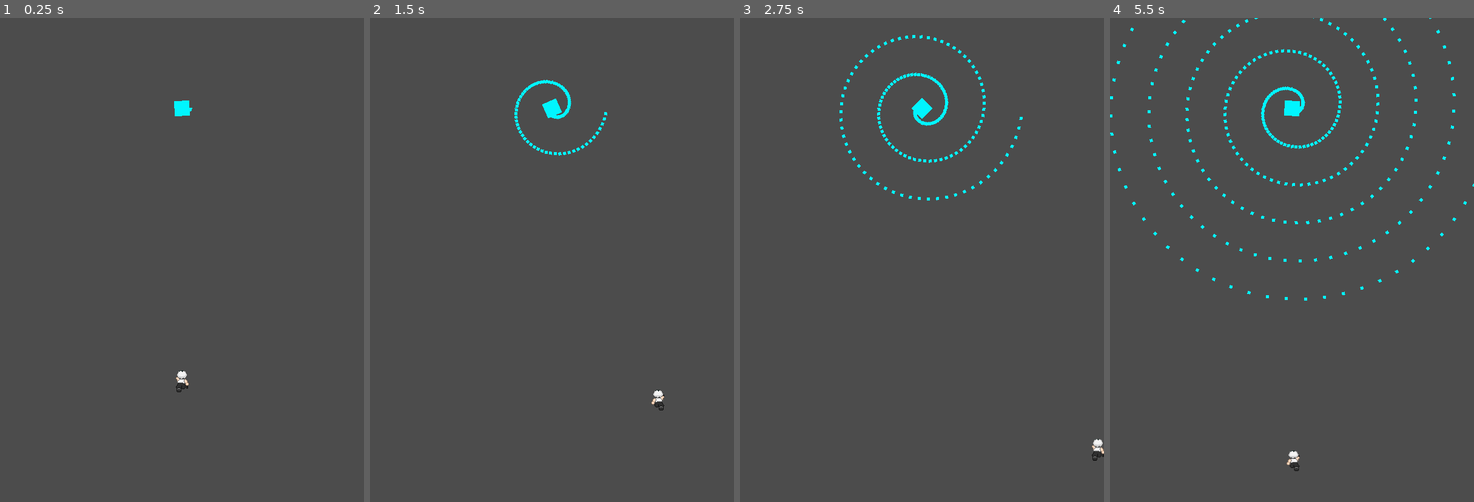
Above: before the commit, frames 1-4 (left to right).
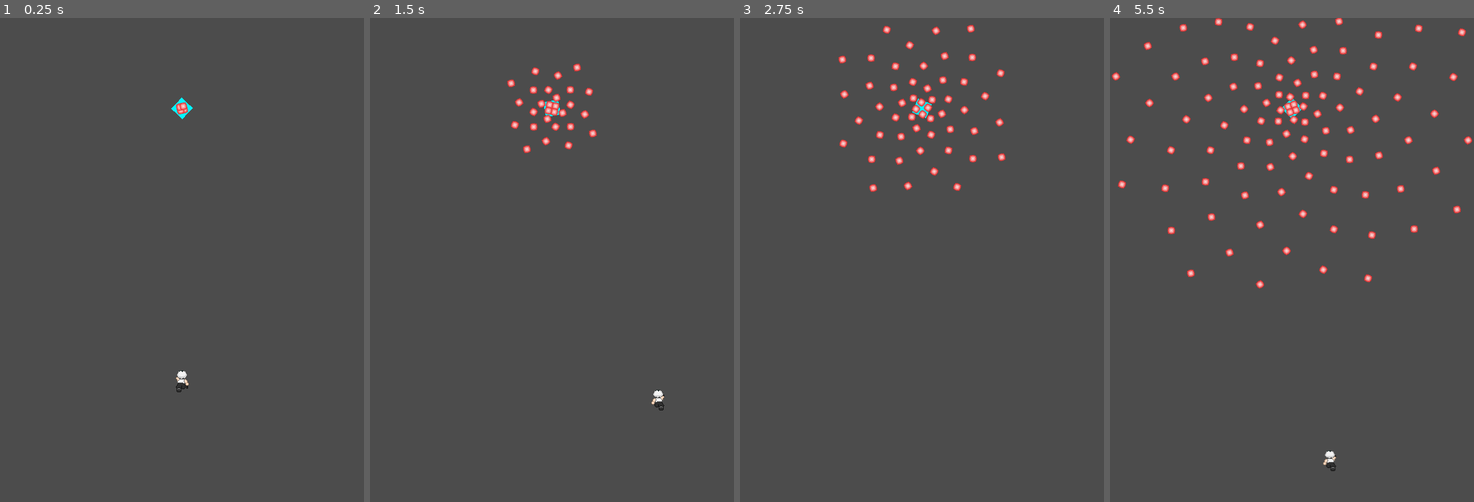
Above: after the commit, the same moments.

Repository: tyabbi/Godot-SHMUP
Game: Godot game, scene res://main_screen.tscn
Two runs of this game, one before a commit and one after it. Both use one fixed random seed, a clock stepped at 60 frames per second and the inputs below. The project has no main scene, so this scene is started directly.
Inputs:
- Up to frame 1 (0.25 s): no input
- Up to frame 2 (1.5 s): hold Right (move_right) 0.53-1.28 s; tap X (dash) at 0.6 s; hold Down (move_down) from 1.28 s (still down); tap Z (shoot) at 1.35 s
- Up to frame 3 (2.75 s): release Down (move_down) at 2.03 s; hold Right (move_right) from 2.03 s (still down); tap X (dash) at 2.1 s
- Up to frame 4 (5.5 s): release Right (move_right) at 2.78 s; hold Up (move_up) 2.78-3.53 s; tap Z (shoot) at 2.85, 4.35 s; hold Left (move_left) 3.53-5.03 s; tap X (dash) at 3.6, 5.1 s; hold Down (move_down) from 5.03 s (still down)

The runs differ from the first frame. In frame 1, 0.1% of the frame differs, in the area x 47-53%, y 16-21%; in frame 2, 1.1%; in frame 3, 2.3%; in frame 4, 4.2%, in the area x 0-100%, y 0-94%.

Commit message:
updated enemy bullet pattern + added health system
player has health of 5, disappears when health reaches 0

Diff:
--- a/CS_Game_Proj/Scenes/Bullet.tscn
+++ b/CS_Game_Proj/Scenes/Bullet.tscn
@@ -1,18 +1,16 @@
 [gd_scene load_steps=3 format=2]
 
-[ext_resource path="res://square.png" type="Texture" id=1]
+[ext_resource path="res://Sprites/ball_enemy.png" type="Texture" id=1]
 [ext_resource path="res://Scripts/Bullet.gd" type="Script" id=2]
 
 [node name="Bullet" type="Node2D"]
 script = ExtResource( 2 )
 
 [node name="Sprite" type="Sprite" parent="."]
-scale = Vector2( 0.05, 0.05 )
+rotation = -0.00113034
 texture = ExtResource( 1 )
 
 [node name="RayCast2D" type="RayCast2D" parent="."]
-position = Vector2( -2, -2 )
-scale = Vector2( 0.45, 0.45 )
+position = Vector2( -4.5, -4.5 )
 enabled = true
 cast_to = Vector2( 4, 4 )
-collision_mask = 2
--- a/CS_Game_Proj/Scenes/Enemy.tscn
+++ b/CS_Game_Proj/Scenes/Enemy.tscn
@@ -4,8 +4,11 @@
 [ext_resource path="res://Scripts/Enemy.gd" type="Script" id=2]
 
 [node name="Enemy" type="Node2D"]
+script = ExtResource( 2 )
 
 [node name="Sprite" type="Sprite" parent="."]
 scale = Vector2( 0.25, 0.25 )
 texture = ExtResource( 1 )
-script = ExtResource( 2 )
+
+[node name="Timer" type="Timer" parent="."]
+[connection signal="timeout" from="Timer" to="." method="_on_Timer_timeout"]
--- a/CS_Game_Proj/Scripts/Bullet.gd
+++ b/CS_Game_Proj/Scripts/Bullet.gd
@@ -1,13 +1,20 @@
 extends Node2D
+
+var dir = Vector2(0, 0)
 
 # Called when the node enters the scene tree for the first time.
 func _ready():
 	$RayCast2D.add_exception(StaticBody2D)
 
 # Called every frame. 'delta' is the elapsed time since the previous frame.
-func _process(delta):
+func _process(_delta):
 	$RayCast2D.add_exception(StaticBody2D)
-	self.position += Vector2(1, 0).rotated(self.rotation)
+	self.position += dir.rotated(self.rotation)
 
 	if ($RayCast2D.is_colliding()) :
-		print($RayCast2D.get_collider().name)
+		var collide = $RayCast2D.get_collider()
+		if (collide.label == "PLAYER"):
+			position += Vector2(2000,2000)
+			if (collide.health > 0):
+				collide.health -= 1
+			print(collide.health)
--- a/CS_Game_Proj/Scripts/Enemy.gd
+++ b/CS_Game_Proj/Scripts/Enemy.gd
@@ -1,4 +1,4 @@
-extends Sprite
+extends Node2D
 
 
 # Declare member variables here. Examples:
@@ -8,14 +8,38 @@
 
 # Called when the node enters the scene tree for the first time.
 func _ready():
-	pass # Replace with function body.
+	$Timer.set_wait_time(0.2)
+	$Timer.start()
 
 # Called every frame. 'delta' is the elapsed time since the previous frame.
-func _process(delta):
-	rotate(0.1)
+func _process(_delta):
+	rotate(0.05)
 
-	var b = bullet_scene.instance()
-	b.position = self.position
-	b.rotation = self.rotation
+func spawn_bullets():
+	var b1 = bullet_scene.instance()
+	b1.position = self.position
+	b1.rotation = self.rotation
+	b1.dir = Vector2(1, 0)
 
-	get_parent().add_child(b)
+	var b2 = bullet_scene.instance()
+	b2.position = self.position
+	b2.rotation = self.rotation
+	b2.dir = Vector2(0, 1)
+
+	var b3 = bullet_scene.instance()
+	b3.position = self.position
+	b3.rotation = self.rotation
+	b3.dir = Vector2(-1, 0)
+
+	var b4 = bullet_scene.instance()
+	b4.position = self.position
+	b4.rotation = self.rotation
+	b4.dir = Vector2(0, -1)
+
+	get_parent().add_child(b1)
+	get_parent().add_child(b2)
+	get_parent().add_child(b3)
+	get_parent().add_child(b4)
+
+func _on_Timer_timeout():
+	spawn_bullets()
--- a/CS_Game_Proj/Scripts/Player.gd
+++ b/CS_Game_Proj/Scripts/Player.gd
@@ -1,5 +1,7 @@
 extends KinematicBody2D
 
+var label = "PLAYER"
+var health = 5
 const MOVE_SPEED = 150
 
 # Called when the node enters the scene tree for the first time.
@@ -24,6 +26,9 @@
 		shoot()
 	if Input.is_action_just_pressed("dash"):
 		dash(delta)
+	if (health <= 0):
+		get_parent().remove_child(self)
+		queue_free()
 
 func shoot():
 	pass
--- a/CS_Game_Proj/main_screen.tscn
+++ b/CS_Game_Proj/main_screen.tscn
@@ -1,11 +1,8 @@
-[gd_scene load_steps=5 format=2]
+[gd_scene load_steps=4 format=2]
 
 [ext_resource path="res://Scenes/Player.tscn" type="PackedScene" id=1]
 [ext_resource path="res://Scenes/Enemy.tscn" type="PackedScene" id=3]
 [ext_resource path="res://Scripts/Player.gd" type="Script" id=4]
-
-[sub_resource type="RectangleShape2D" id=1]
-extents = Vector2( 10, 423.174 )
 
 [node name="Main-Game" type="Node2D"]
 position = Vector2( 0, -1 )
@@ -15,13 +12,3 @@
 position = Vector2( 300, 150 )
 
 [node name="KinematicBody2D" parent="." instance=ExtResource( 1 )]
-
-[node name="Wall" type="StaticBody2D" parent="."]
-
-[node name="left wall" type="CollisionShape2D" parent="Wall"]
-position = Vector2( -10, 400 )
-shape = SubResource( 1 )
-
-[node name="right wall" type="CollisionShape2D" parent="Wall"]
-position = Vector2( 610, 400 )
-shape = SubResource( 1 )
--- a/CS_Game_Proj/project.godot
+++ b/CS_Game_Proj/project.godot
@@ -10,6 +10,7 @@
 
 _global_script_classes=[  ]
 _global_script_class_icons={
+
 }
 
 [application]
Not shown: 2 places in CS_Game_Proj/Scenes/Player.tscn that only renumber resources
Not shown, added: CS_Game_Proj/Sprites/ball_enemy.png.import
Not shown, added: CS_Game_Proj/Sprites/bullet_enemy.png.import
